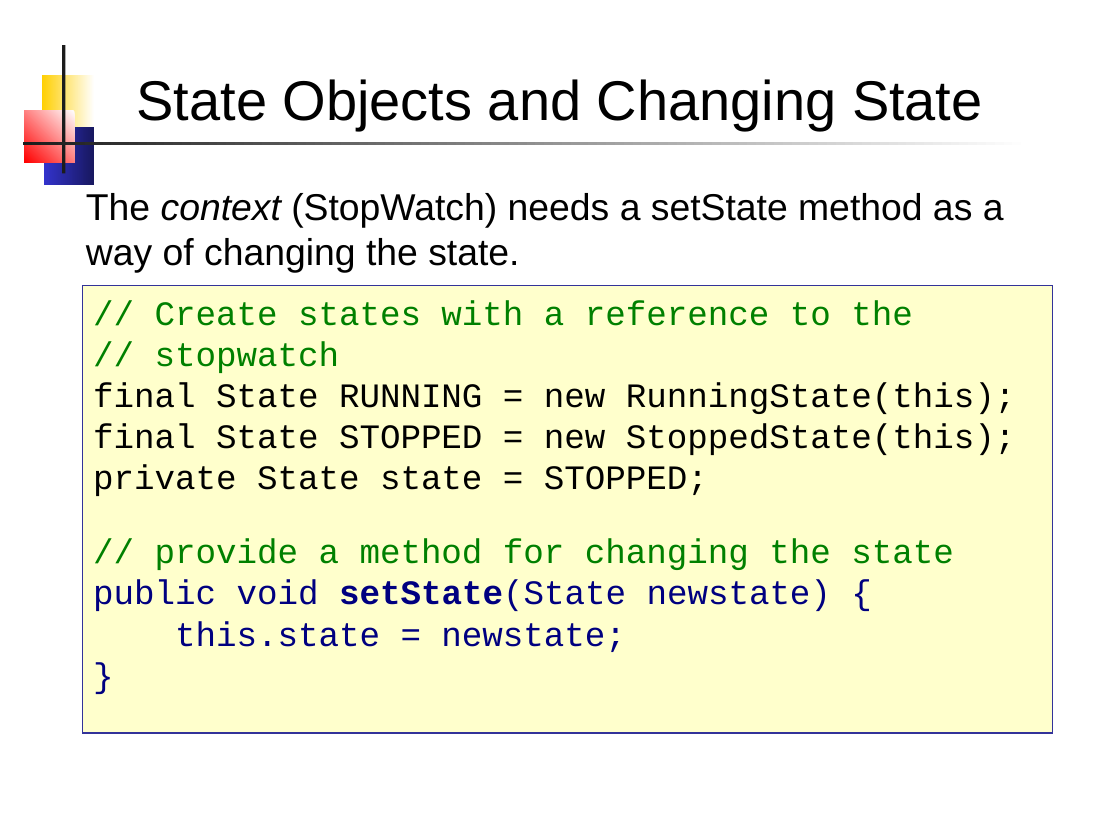
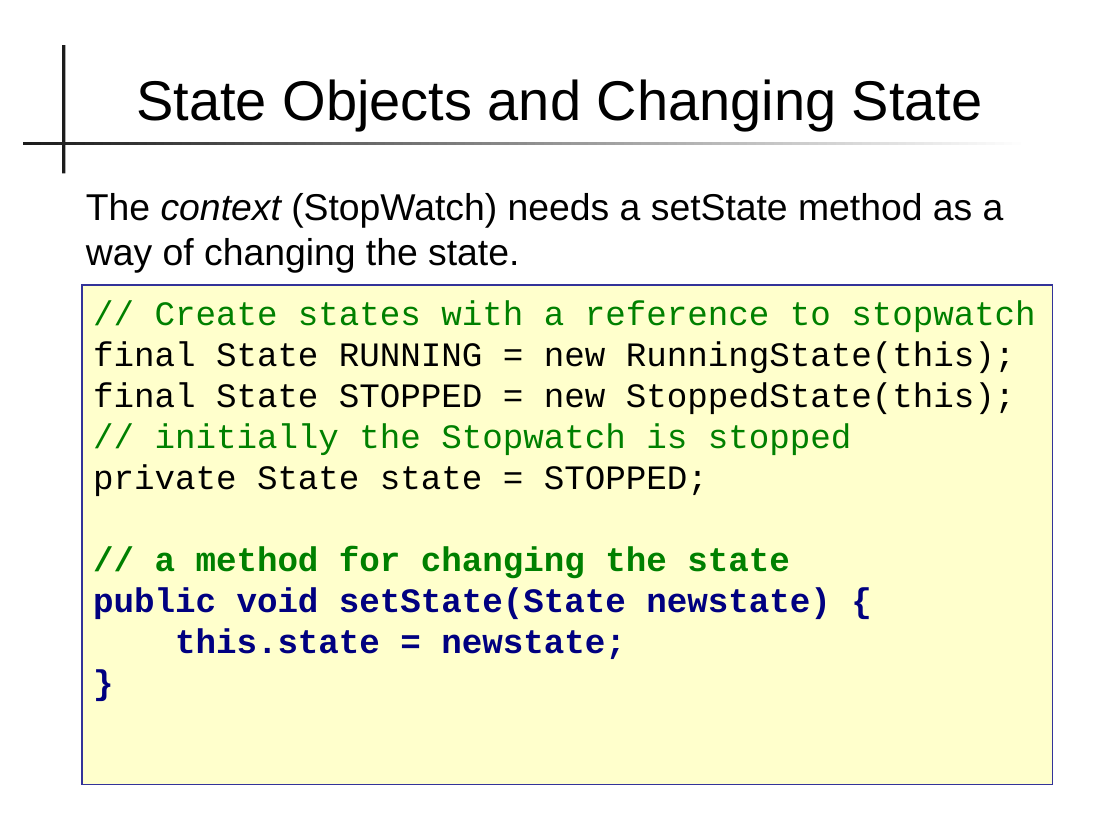
Before and after one commit to skeoop/skeoop.github.io, a slide deck: slide 21 of topics/State-Machine.pptx (slide 15 before the commit). Drawn at 1120x840 pixels with LibreOffice and Linux fonts; fonts in the diff are those of the drawing. Boxes give left, top, right and bottom in pixels: in the first picture for what was removed or moved away, otherwise in the second. Text is boxed around its words. In the diff, an @@ line names an element or a change of style, - is before the commit and + after.

Commit message:
Update files on state machine

```diff
--- a/topics/State-Machine.pptx
+++ b/topics/State-Machine.pptx
@@ rectangle removed at bbox=[41, 75, 94, 133] @@
@@ rectangle removed at bbox=[25, 111, 75, 162] @@
@@ rectangle removed at bbox=[44, 128, 94, 186] @@
@@ rectangle "// Create states with a ...": place and size @@
-rectangle "// Create states with a ..." at bbox=[82, 286, 1053, 734]
+rectangle "// Create states with a ..." at bbox=[82, 286, 1053, 785]
@@ text in rectangle at bbox=[155, 300, 1035, 332]: text changed @@
-// Create states with a reference to the
-// stopwatch
+// Create states with a reference to stopwatch
@@ text in rectangle at bbox=[155, 423, 852, 455]: paragraph added @@
+// initially the Stopwatch is stopped
@@ text in rectangle at bbox=[155, 546, 790, 579]: text changed; bold on @@
-// provide a method for changing the state
+// a method for changing the state
@@ text in rectangle at bbox=[93, 587, 830, 659]: bold on in "public void setState(State newstate) {", "this.state = newstate;", "}" @@
```
Also in this commit, not shown: 20 other slides changed, 9 slides added, 3 slides removed, 7 other files.
